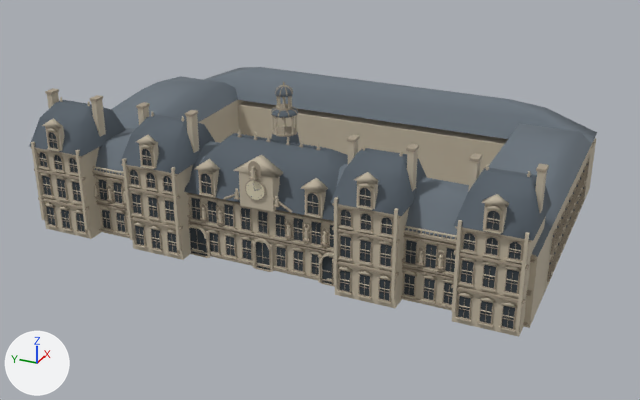
An edit to the glTF model public/models/buildings/paris-hotel-de-ville-near.glb, drawn before and after from the same camera.
Before and after are seen from a camera (50 mm lens) standing at (-240.4, -103.6, 120.4) and looking at (-9.8, 0.2, 5.1). Lighting does not change. The marker at lower left points along +X, +Y and +Z. The first picture is the older version. Where no turn or scale is listed for an object, it has been applied to the vertices. Vertices at exactly the same position are counted once.

In view in the first picture: 'paris-hotel-de-ville-0-clock', 'paris-hotel-de-ville-0-glass', 'paris-hotel-de-ville-0-roof', 'paris-hotel-de-ville-0-shade', 'paris-hotel-de-ville-0-slate', 'paris-hotel-de-ville-0-stone'.
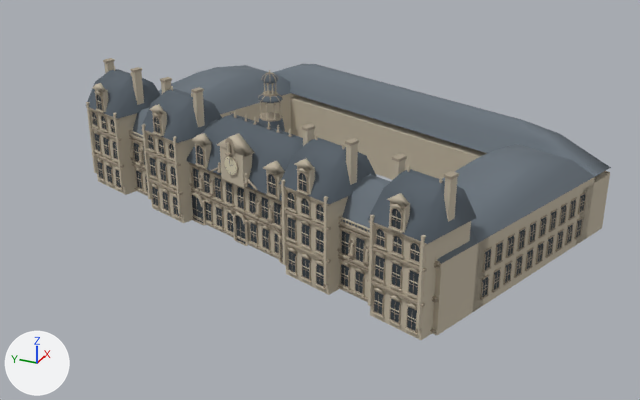
ob_hôtel_de_ville_de_paris is not drawn itself; it is the parent of ob_paris_hotel_de_ville_0_shade.

Where the newer file only moved an object's origin or applied its transform, the numbers keep the older frame.

What changed in the scene script:
```text
Change me_mesh_0:
    remove me_mesh_0.from_pydata(...)  # 10619 vertices, 17512 faces; spans x -54.8..46.6, y -74.3..74.3, z 0.0..46.7
    add me_mesh_0.from_pydata(...)  # 10619 vertices, 17512 faces; spans x -65.4..65.6, y -82.2..80.9, z 0.0..46.7
    me_mesh_0 part 1: the whole mesh is multiplied about its middle by the matrix ((0.825, 0.33, 0.0), (-0.299, 0.909, 0.0), (0.0, 0.0, 1.0)), then moved by (4.0, 0.1, 0.0)
Change me_mesh_1:
    remove me_mesh_1.from_pydata(...)  # 48 vertices, 72 faces; spans x -48.0..46.0, y -74.0..74.0, z 20.0..30.0
    add me_mesh_1.from_pydata(...)  # 48 vertices, 72 faces; spans x -60.8..65.6, y -82.2..80.5, z 20.0..30.0
    me_mesh_1 part 2: the whole mesh is multiplied about its middle by the matrix ((0.825, 0.33, 0.0), (-0.299, 0.909, 0.0), (0.0, 0.0, 1.0)), then moved by (3.4, -0.9, 0.0)
Change me_mesh_2:
    remove me_mesh_2.from_pydata(...)  # 1668 vertices, 2882 faces; spans x -54.0..-26.0, y -73.5..73.5, z 20.0..49.1
    add me_mesh_2.from_pydata(...)  # 1668 vertices, 2882 faces; spans x -65.5..1.1, y -58.4..81.8, z 20.0..49.1
    me_mesh_2 part 3: the whole mesh is multiplied about its middle by the matrix ((0.825, 0.33, 0.0), (-0.299, 0.909, 0.0), (0.0, 0.0, 1.0)), then moved by (10.2, 10.8, 0.0)
Change me_mesh_3:
    remove me_mesh_3.from_pydata(...)  # 1519 vertices, 2037 faces; spans x -54.2..46.3, y -74.2..74.2, z 0.3..33.0
    add me_mesh_3.from_pydata(...)  # 1519 vertices, 2037 faces; spans x -64.1..63.0, y -78.0..79.2, z 0.3..33.0
    me_mesh_3 part 4: the whole mesh is multiplied about its middle by the matrix ((0.825, 0.33, 0.0), (-0.299, 0.909, 0.0), (0.0, 0.0, 1.0)), then moved by (3.9, 0.0, 0.0)
Change me_mesh_4:
    used by ob_paris_hotel_de_ville_0_shade; parent = ob_hôtel_de_ville_de_paris; location = (0.0, 0.0, 0.0)
    remove me_mesh_4.from_pydata(...)  # 11936 vertices, 19037 faces; spans x -74.6..74.6, y -46.9..54.6, z 0.0..49.2
    add me_mesh_4.from_pydata(...)  # 11935 vertices, 19037 faces; spans x -72.2..72.2, y -44.6..44.5, z 0.0..49.2
    me_mesh_4 part 5: the loose piece of 8 vertices spanning x -65.6..-65.4, y 53.1..53.5, z 12.0..17.2 is moved by (-0.3, -10.0, 0.0)
    me_mesh_4 part 6: the loose piece of 52 vertices spanning x -71.1..-67.9, y 53.3..53.5, z 24.2..25.8 is moved by (2.3, -10.0, 0.0)
    me_mesh_4 part 7: the loose piece of 8 vertices spanning x -65.8..-62.2, y 53.0..53.6, z 1.7..2.0 is moved by (2.1, -10.0, 0.0)
    me_mesh_4 part 8: the loose piece of 8 vertices spanning x -60.1..-59.9, y 53.1..53.5, z 12.0..17.2 is moved by (-0.4, -10.0, 0.0)
    me_mesh_4 part 9: the loose piece of 8 vertices spanning x -62.6..-62.4, y 53.1..53.5, z 12.0..17.2 is moved by (-0.8, -10.0, 0.0)
    me_mesh_4 part 10: the loose piece of 8 vertices spanning x -65.8..-62.2, y 53.0..53.6, z 11.7..12.0 is moved by (2.1, -10.0, 0.0)
    me_mesh_4 part 11: 1071 loose pieces with 11652 vertices, spanning x -74.6..74.6, y -46.9..54.6, z 0.0..49.2, are deleted
    me_mesh_4 part 12: 7507 vertices added at x -71.1..71.1, y 23.0..44.5, z 0.0..49.2
    me_mesh_4 part 13: 4144 vertices added at x -72.2..72.2, y -44.6..20.9, z 2.7..18.2
    other edits to the shape of me_mesh_4 do not show in these pictures
Change me_mesh_5:
    remove me_mesh_5.from_pydata(...)  # 84 vertices, 160 faces; spans x -52.04..-51.92, y -2.7..2.7, z 22.8..28.2
    add me_mesh_5.from_pydata(...)  # 84 vertices, 160 faces; spans x -40.58..-38.7, y 11.91..16.85, z 22.8..28.2
    me_mesh_5 part 14: the whole mesh is multiplied about its middle by the matrix ((0.825, 0.33, 0.0), (-0.299, 0.909, 0.0), (0.0, 0.0, 1.0)), then moved by (12.34, 14.38, 0.0)
Change ob_hôtel_de_ville_de_paris:
    ob_hôtel_de_ville_de_paris.rotation_euler: (0.0, 0.0, 1.571) -> (0.0, 0.0, 1.223)  # degrees (0, 0, 90) -> degrees (0, 0, 70)
```

Where the change shows, as pixel boxes [x1, y1, x2, y2] in the pictures (640 x 400 px; the box of a moved part takes in the faces that stretch with it):
'paris-hotel-de-ville-0-stone', reshaped (7% narrower, 13% taller): before [31, 92, 596, 337]; after [86, 62, 610, 340]
'paris-hotel-de-ville-0-slate', reshaped: before [95, 67, 597, 257]; after [133, 64, 611, 264]
'paris-hotel-de-ville-0-roof', reshaped (25% narrower, 13% taller): before [29, 86, 552, 241]; after [86, 69, 477, 244]
'paris-hotel-de-ville-0-shade', reshaped, turned: before [31, 85, 589, 330]; after [86, 58, 610, 333]
'paris-hotel-de-ville-0-glass', reshaped: before [39, 132, 588, 329]; after [93, 95, 585, 331]
part 5 of me_mesh_4, moved or reshaped: before [494, 270, 497, 289]; after [408, 272, 410, 292]
part 6 of me_mesh_4, moved or reshaped: before [509, 241, 522, 249]; after [410, 242, 420, 251]
part 7 of me_mesh_4, moved or reshaped: before [478, 321, 492, 325]; after [389, 319, 400, 325]
part 8 of me_mesh_4, moved or reshaped: before [472, 265, 474, 284]; after [391, 265, 393, 284]
part 9 of me_mesh_4, moved or reshaped: before [482, 267, 484, 286]; after [400, 269, 402, 288]
part 10 of me_mesh_4, moved or reshaped: before [481, 285, 496, 290]; after [390, 284, 402, 289]
part 11 of me_mesh_4, deleted: before [31, 85, 589, 329]
part 12 of me_mesh_4, added: after [86, 58, 459, 333]
part 13 of me_mesh_4, added (mostly hidden): after [480, 171, 610, 300]
part 14 of me_mesh_5, moved or reshaped: before [246, 181, 264, 200]; after [224, 156, 237, 175]
